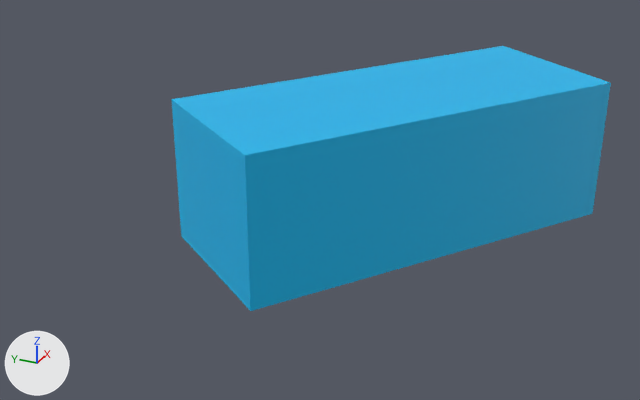
An edit to the FBX model CBB0147-PalmaReal/assets/3d/Palma_T8_URB.fbx, drawn before and after from the same camera.
Camera for both pictures: a 50 mm lens placed at (225.8, 175.6, 29.3), pointed at (307.2, 212.3, -11.4). Arrows for +X, +Y and +Z are at lower left; the lights stay in place.
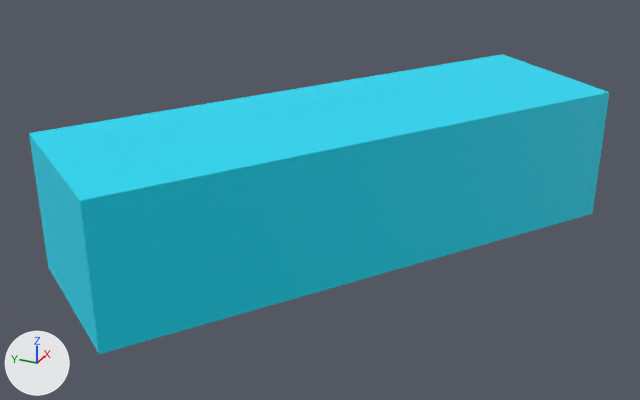
Commit message: Subida automática de 'assets' del proyecto CBB0147-PalmaReal

What differs and where, as boxes [x1, y1, x2, y2] in the pictures (640 x 400 px):
'Cube__49_', recoloured, moved, rescaled (32% wider, 13% taller): before [171, 46, 611, 311]; after [29, 54, 610, 354]

What changed in the scene script:
```text
Change mat_agua_1:
    mat_agua_1.base_color: (0.0, 0.491, 0.877) -> (0.0, 0.729, 0.944)  # cyan #00baf1 -> cyan #00def9
Change ob_cube__49:
    ob_cube__49.location: (31524.0, -866.2, -20654.0) -> (30914.0, -922.9, -21104.0)
    ob_cube__49.scale: (18.7, 16.5, 45.7) -> (18.7, 15.3, 60.8)
```
